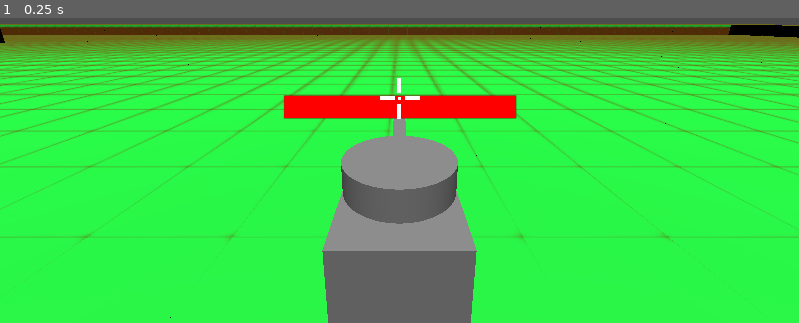
Above: before the commit, frame 1.
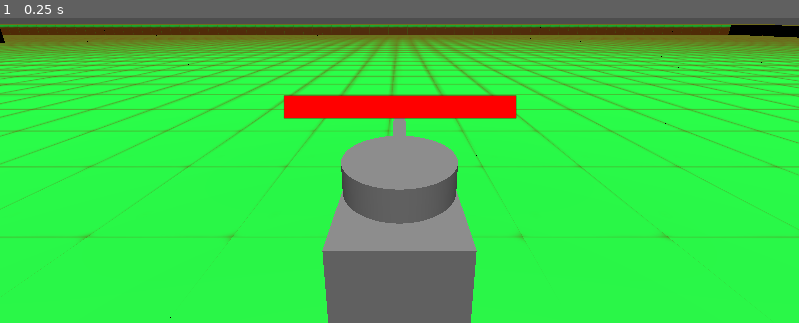
Above: after the commit, the same moment.

Repository: Coolfool3080/QuickTank
Game: Godot game, scene res://levels/level_11.tscn
The game is run twice, just before and just after one commit, with the same random seed, the same clock (stepped at 60 frames per second) and the same inputs. This scene is started directly instead of the project's main scene.
Inputs:
- Up to frame 1 (0.25 s): no input

The runs differ from the first frame. In frame 1, 0.1% of the frame differs, in the area x 47-53%, y 19-34%.

Commit message:
Fixed double hud issue in multiplayer
- player hud no longer appears twice in multiplayer

Diff:
--- a/assets/player_tank_new.tscn
+++ b/assets/player_tank_new.tscn
@@ -1,10 +1,9 @@
-[gd_scene load_steps=14 format=3 uid="uid://bk44v6t36uppk"]
+[gd_scene load_steps=13 format=3 uid="uid://bk44v6t36uppk"]
 
 [ext_resource type="Script" uid="uid://cb50wd0o4yo1b" path="res://scripts/tank_movement_controller.gd" id="1_mxk3p"]
 [ext_resource type="PackedScene" uid="uid://cavkudnxtyvsx" path="res://assets/bullet.tscn" id="2_5hjg4"]
 [ext_resource type="PackedScene" uid="uid://dj3dvxmg8k1ar" path="res://assets/health_bar.tscn" id="3_a2myn"]
 [ext_resource type="Script" uid="uid://bxjjla217jcbb" path="res://scripts/health_script.gd" id="3_ym7mu"]
-[ext_resource type="PackedScene" uid="uid://dta57xjx65jx4" path="res://assets/tank_hud.tscn" id="5_k2uxx"]
 
 [sub_resource type="BoxShape3D" id="BoxShape3D_vaebi"]
 size = Vector3(1, 1, 1.50195)
@@ -99,8 +98,6 @@
 wait_time = 0.5
 one_shot = true
 
-[node name="hud" parent="." instance=ExtResource("5_k2uxx")]
-
 [node name="health_sprite" type="Sprite3D" parent="."]
 transform = Transform3D(1, 0, 0, 0, 1, 0, 0, 0, 1, 0, 1.25231, -0.00474453)
 billboard = 1
--- a/scripts/tank_movement_controller.gd
+++ b/scripts/tank_movement_controller.gd
@@ -14,10 +14,11 @@
 const CAMERA_SENSITIVITY = 0.001
 const HEAD_ROTATE_SPEED = 2.0
 
-var TANK_HEALTH = 5
+var tank_health = 5
 var kill_count = 0
 var camera_yaw = 0.0
 var camera_pitch = 0.0
+var hud
 
 func _enter_tree() -> void:
 	set_multiplayer_authority(int(name))
@@ -26,6 +27,9 @@
 	if is_multiplayer_authority():
 		$camera_pivot/Camera3D.current = true
 		Input.set_mouse_mode(Input.MOUSE_MODE_CAPTURED)
+
+		hud = preload("res://assets/tank_hud.tscn").instantiate()
+		get_tree().get_root().add_child(hud)
 		#print("Tank spawned. My ID:", multiplayer.get_unique_id())
 		#print("Has authority:", is_multiplayer_authority())
 
@@ -96,16 +100,19 @@
 
 	var crosshair_pos = Vector2.ZERO
 
+	var hud_center = hud.get_node("Line2D")
+	var hud_crosshair = hud.get_node("crosshair")
+
 	if result:
 		crosshair_pos = camera.unproject_position(result.position)
 	else:
 		crosshair_pos = camera.unproject_position(target_point)
 
 	if camera.is_position_behind(target_point):
-		$hud/Line2D.visible = false
+		hud_center.visible = false
 	else:
-		$hud/Line2D.visible = true
-		$hud/Line2D.position = crosshair_pos
+		hud_center.visible = true
+		hud_center.position = crosshair_pos
 
 	var barrel2 = $head2/barrel_pivot2
 	var camera2 = get_viewport().get_camera_3d()
@@ -121,16 +128,17 @@
 	var space_state2 = get_world_3d().direct_space_state
 	var result2 = space_state2.intersect_ray(query2)
 	var crosshair_pos2 = Vector2.ZERO
+
 	if result2:
 		crosshair_pos2 = camera2.unproject_position(result2.position)
 	else:
 		crosshair_pos2 = camera2.unproject_position(target_point2)
 
 	if camera2.is_position_behind(target_point2):
-		$hud/crosshair.visible = false
+		hud_crosshair.visible = false
 	else:
-		$hud/crosshair.visible = true
-		$hud/crosshair.position = crosshair_pos2
+		hud_crosshair.visible = true
+		hud_crosshair.position = crosshair_pos2
 
 	#shoot
 func _input(event):
@@ -153,7 +161,7 @@
 	if area.is_in_group("bullet"):
 		print("bullet hit body")
 		$health_sprite.take_damage(1)
-		TANK_HEALTH -= 1
+		tank_health -= 1
 
 func _on_head_hitbox_area_entered(area):
 	if not is_multiplayer_authority():
@@ -161,7 +169,7 @@
 	if area.is_in_group("bullet"):
 		print("Bullet hit head!")
 		$health_sprite.take_damage(1)
-		TANK_HEALTH -= 1
+		tank_health -= 1
 
 func is_dead():
-	return TANK_HEALTH < 1
+	return tank_health < 1
